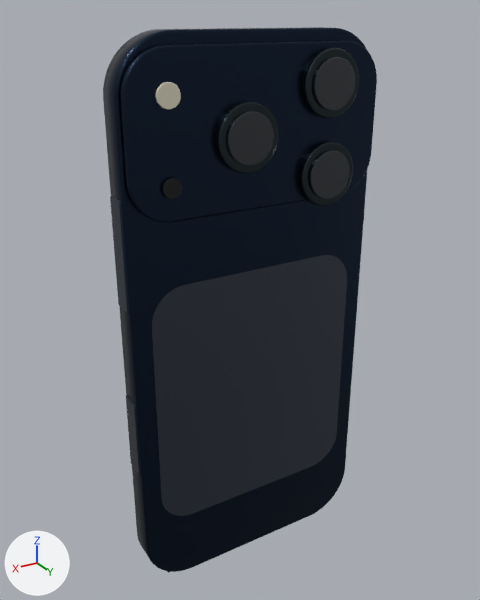
Two versions of the glTF model skriftapp/buildapp/landing/assets/devices/phone.glb, one commit apart.
One viewpoint serves both versions: a 50 mm lens placed at (0.0959, 0.1546, 0.085), pointed at (0.0019, -0.0021, 0.0067). The lights are fixed; the arrows at lower left show +X, +Y and +Z. The first picture is the older version. Where no turn or scale is listed for an object, it has been applied to the vertices.

The first picture shows 'phone_back_glass', 'phone_body', 'phone_camera_and_speakers', 'phone_camera_plateau', 'phone_controls' and 2 more.
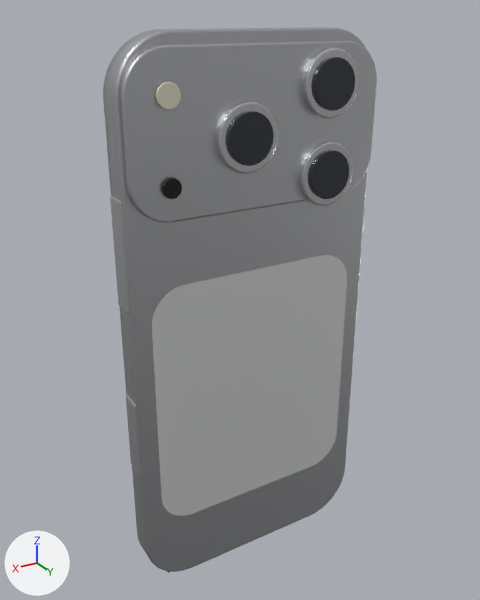
What changed in the scene script:
```text
Change mat_deepbluealuminum:
    mat_deepbluealuminum.base_color: (0.018, 0.031, 0.058) -> (0.6, 0.61, 0.63)  # dark blue #243144 -> light grey #cbcdd0
Change mat_deepbluemachinededge:
    mat_deepbluemachinededge.base_color: (0.04, 0.06, 0.095) -> (0.72, 0.73, 0.75)  # dark blue #384557 -> light grey #dddee1
Change mat_deepblueceramicshield:
    mat_deepblueceramicshield.base_color: (0.014, 0.023, 0.041) -> (0.7, 0.71, 0.72)  # dark blue #1f2a39 -> light grey #dadbdd
Change mat_cameraring:
    mat_cameraring.base_color: (0.025, 0.038, 0.045) -> (0.7, 0.71, 0.73)  # dark blue #2c373c -> light grey #dadbde
```

Boxes [x1, y1, x2, y2] around the edits, measured in the pictures (480 x 600 px):
'phone_back_glass', recoloured (dark blue to light grey)
    both: [152, 255, 347, 516]
'phone_body', recoloured (dark blue to light grey)
    both: [103, 27, 368, 572]
'phone_camera_plateau', recoloured (dark blue to light grey)
    both: [120, 41, 377, 223]
'phone_camera_and_speakers', recoloured
    both: [167, 47, 359, 573]
'phone_controls', recoloured (dark blue to light grey)
    both: [110, 196, 141, 475]
